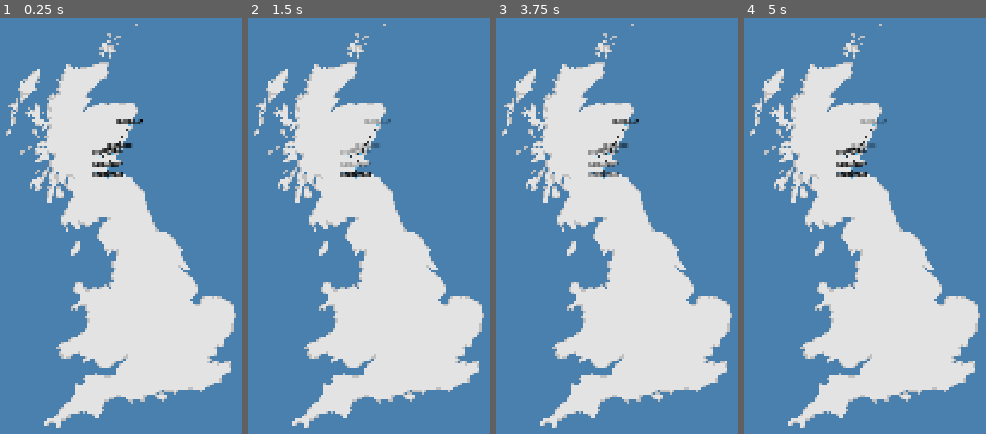
Above: before the commit, frames 1-4 (left to right).
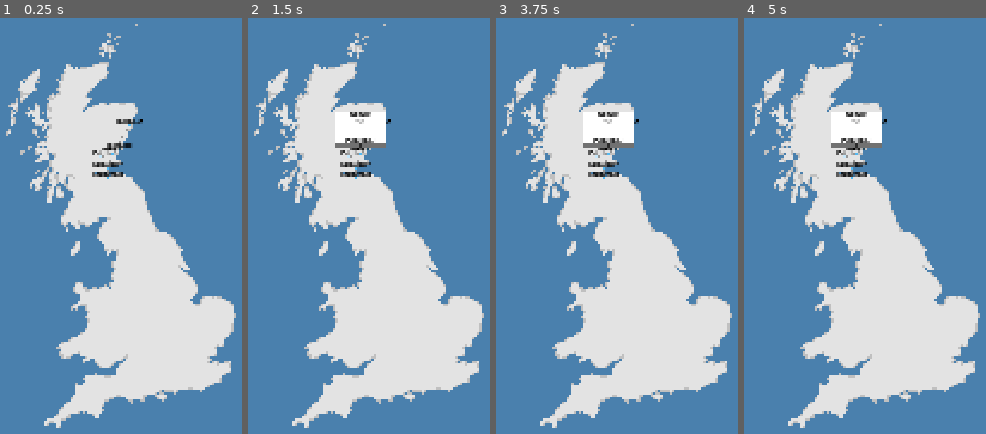
Above: after the commit, the same moments.

Repository: Laifii/Freighter-Manager
Game: Godot game, scene res://Objects/Countries/Uk Map.tscn
Same seed, same stepped clock (60 frames per second), same inputs: the game is played once before the commit and once after it.
Inputs (mouse positions are in pixels of both pictures, inside the frame that each line leads up to):
- Up to frame 1 (0.25 s): no input
- Up to frame 2 (1.5 s): tap Enter at 0.5 s; drag from (359, 155) to (448, 126) at 0.52 s; click (359, 146) at 1.27 s
- Up to frame 3 (3.75 s): click (607, 146) at 2.02 s; click (607, 146) at 2.77 s; tap Space at 3.5 s; drag from (617, 146) to (575, 317) at 3.52 s
- Up to frame 4 (5 s): tap Enter at 4.25 s; move the mouse to (874, 126) at 4.27 s; click (874, 126) at 4.42 s

The runs differ from the first frame. In frame 1, 0.1% of the frame differs, in the area x 39-53%, y 26-39%; in frame 2, 2.1%; in frame 3, 2.2%, in the area x 35-60%, y 22-39%; in frame 4, 2.0%.

Commit message:
Added start of station UI

Diff:
--- a/Objects/Camera.gd
+++ b/Objects/Camera.gd
@@ -11,7 +11,14 @@
 var dragSpeed = 0.85
 
 func _input(event):
-	if event is not InputEventMouseButton: return
+	if event is not InputEventMouse: return
+	if event is InputEventMouseMotion:
+		if not isDragging: return
+		var mousePosition = get_global_mouse_position()
+		var positionDifference = lastMousePosition - mousePosition
+		offset += positionDifference * dragSpeed
+		lastMousePosition = mousePosition
+		return
 	match event.button_index:
 		3:
 			isDragging = event.pressed
@@ -24,13 +31,6 @@
 		5:
 			change_zoom(false)
 
-func _unhandled_input(event):
-	if event is not InputEventMouseMotion or not isDragging: return
-	var mousePosition = get_global_mouse_position()
-	var positionDifference = lastMousePosition - mousePosition
-	offset += positionDifference * dragSpeed
-	lastMousePosition = mousePosition
-
 func change_zoom(zoomIn):
 	if isDragging: return
 	var stateChange = 1 if zoomIn else -1
--- a/Objects/Countries/Uk Map.tscn
+++ b/Objects/Countries/Uk Map.tscn
@@ -28,35 +28,39 @@
 position = Vector2(-21, -177)
 stationName = "Dundee"
 stationSize = 0
-stationOwner = 1
 connections = [NodePath("../Arbroath"), NodePath("../Perth"), NodePath("../Aberdeen")]
 
 [node name="Arbroath" parent="Stations" instance=ExtResource("4_wnami")]
 position = Vector2(-1, -188)
 stationName = "Arbroath"
 stationSize = 0
+stationOwner = 1
 connections = [NodePath("../Dundee")]
 
 [node name="Aberdeen" parent="Stations" instance=ExtResource("4_wnami")]
 position = Vector2(22, -245)
 stationName = "Aberdeen"
 stationSize = 0
+stationOwner = 1
 connections = [NodePath("../Dundee")]
 
 [node name="Perth" parent="Stations" instance=ExtResource("4_wnami")]
 position = Vector2(-48, -169)
 stationName = "Perth"
 stationSize = 0
+stationOwner = 2
 connections = [NodePath("../Dundee")]
 
 [node name="Edinburgh" parent="Stations" instance=ExtResource("4_wnami")]
 position = Vector2(-32, -119)
 stationName = "Edinburgh"
 stationSize = 2
+stationOwner = 5
 connections = [NodePath("../Kirkcaldy")]
 
 [node name="Kirkcaldy" parent="Stations" instance=ExtResource("4_wnami")]
 position = Vector2(-31, -142)
 stationName = "Kirkcaldy"
 stationSize = 0
+stationOwner = 1
 connections = [NodePath("../Edinburgh"), NodePath("../Dundee")]
--- a/Objects/Station.tscn
+++ b/Objects/Station.tscn
@@ -22,6 +22,14 @@
 [sub_resource type="CircleShape2D" id="CircleShape2D_hsegu"]
 radius = 73.0274
 
+[sub_resource type="CircleShape2D" id="CircleShape2D_mn7t0"]
+radius = 7.0
+
+[sub_resource type="LabelSettings" id="LabelSettings_mn7t0"]
+font = ExtResource("2_mn7t0")
+font_size = 8
+font_color = Color(0.560955, 0.560955, 0.560955, 1)
+
 [node name="Station" type="Node2D"]
 script = ExtResource("1_hsegu")
 stationOwner = 0
@@ -34,7 +42,6 @@
 offset_left = -58.0
 offset_top = -14.0
 offset_right = 58.0
-offset_bottom = 2.0
 text = "Townname"
 label_settings = SubResource("LabelSettings_hsegu")
 horizontal_alignment = 1
@@ -43,14 +50,114 @@
 uppercase = true
 
 [node name="Area2D" type="Area2D" parent="."]
+visible = false
 
 [node name="CollisionShape2D" type="CollisionShape2D" parent="Area2D"]
-visible = false
 shape = SubResource("CircleShape2D_hsegu")
 
-[node name="Line2D" type="Line2D" parent="."]
-points = PackedVector2Array(0, 0, 0, 0)
-default_color = Color(0.212305, 0.212305, 0.212305, 1)
+[node name="Area2D2" type="Area2D" parent="."]
+position = Vector2(-5, -5)
+
+[node name="CollisionShape2D" type="CollisionShape2D" parent="Area2D2"]
+position = Vector2(5, 5)
+shape = SubResource("CircleShape2D_mn7t0")
+
+[node name="StationUI" type="ColorRect" parent="."]
+visible = false
+z_index = 1000
+offset_left = -61.0
+offset_top = -96.0
+offset_right = 61.0
+offset_bottom = -11.0
+
+[node name="ColorRect" type="ColorRect" parent="StationUI"]
+z_index = -1
+layout_mode = 0
+offset_left = -1.0
+offset_top = -1.0
+offset_right = 123.0
+offset_bottom = 86.0
+color = Color(0.442911, 0.442911, 0.442911, 1)
+
+[node name="UnownedStation" type="Control" parent="StationUI"]
+anchors_preset = 0
+offset_right = 40.0
+offset_bottom = 40.0
+
+[node name="ValueRect" type="ColorRect" parent="StationUI/UnownedStation"]
+z_index = 1
+layout_mode = 0
+offset_left = 1.0
+offset_top = 72.0
+offset_right = 121.0
+offset_bottom = 84.0
+color = Color(0.442911, 0.442911, 0.442911, 1)
+
+[node name="Purchase" type="Label" parent="StationUI/UnownedStation/ValueRect"]
+z_index = 100
+layout_mode = 0
+offset_left = 4.0
+offset_top = -13.0
+offset_right = 120.0
+offset_bottom = 3.0
+text = "Purchase:"
+label_settings = SubResource("LabelSettings_hsegu")
+horizontal_alignment = 1
+vertical_alignment = 1
+autowrap_trim_flags = 0
+uppercase = true
+
+[node name="Value" type="Label" parent="StationUI/UnownedStation/ValueRect"]
+z_index = 100
+layout_mode = 0
+offset_left = 2.0
+offset_top = -2.0
+offset_right = 118.0
+offset_bottom = 14.0
+text = "Value"
+label_settings = SubResource("LabelSettings_hsegu")
+horizontal_alignment = 1
+vertical_alignment = 1
+autowrap_trim_flags = 0
+uppercase = true
+
+[node name="TextureButton" type="TextureButton" parent="StationUI/UnownedStation/ValueRect/Value"]
+layout_mode = 0
+offset_left = -2.0
+offset_top = 2.0
+offset_right = 118.0
+offset_bottom = 14.0
+action_mode = 0
+
+[node name="Nameplate" type="Label" parent="StationUI"]
+z_index = 100
+layout_mode = 0
+offset_left = 3.0
+offset_top = -2.0
+offset_right = 119.0
+offset_bottom = 14.0
+text = "Townname"
+label_settings = SubResource("LabelSettings_hsegu")
+horizontal_alignment = 1
+vertical_alignment = 1
+autowrap_trim_flags = 0
+uppercase = true
+
+[node name="Owner" type="Label" parent="StationUI"]
+z_index = 100
+layout_mode = 0
+offset_left = 3.0
+offset_top = 11.0
+offset_right = 119.0
+offset_bottom = 33.0
+text = "Owner"
+label_settings = SubResource("LabelSettings_mn7t0")
+horizontal_alignment = 1
+vertical_alignment = 1
+autowrap_trim_flags = 0
+uppercase = true
 
 [connection signal="mouse_entered" from="Area2D" to="." method="_on_area_2d_mouse_entered"]
 [connection signal="mouse_exited" from="Area2D" to="." method="_on_area_2d_mouse_exited"]
+[connection signal="mouse_entered" from="Area2D2" to="." method="_on_station_button_mouse_entered"]
+[connection signal="mouse_exited" from="Area2D2" to="." method="_on_station_button_mouse_exited"]
--- a/Station.gd
+++ b/Station.gd
@@ -3,14 +3,18 @@
 @export var id: int
 @export var stationName: String
 @export_enum("Local", "Connector", "Large", "Hub") var stationSize
-@export_enum("None", "Player", "United Rail", "Birmingham Express", "Scottish Rail", "London Freighters") var stationOwner
+@export_enum("Player", "None", "ScottishRail", "UnitedRail", "BirminghamExpress", "LondonFreighters") var stationOwner
 @export var connections: Array
 @onready var nameplate = $Sprite2D/Nameplate
+@onready var stationUI = $StationUI
 
 var stationValue # value = 500000 * (connections.size() / 2) * company multiplier
 var notInContract = true
 var holdingItem = false
 var seethroughText = false
+var hoveringOverStation = false
+
+var ownerList = ["You", "Unowned", "Scottish\nRail", "United\nRail", "Birmingham\nExpress", "London\nFreighters"]
 
 var contract = {
 	available = false,
@@ -22,12 +26,17 @@
 	if Settings.stationNamesAlwaysVisible: nameplate.visible = true
 	StationManager.stations.append(self)
 	nameplate.text = stationName
+	$StationUI/Nameplate.text = stationName
+	$StationUI/Owner.text = ownerList[stationOwner]
+	stationValue = 500000 * (connections.size() / 2) * stationOwner
+	if connections.size() / 2 == 0: stationValue = 250000 * stationOwner
+	$StationUI/UnownedStation/ValueRect/Value.text = str(stationValue)
 	for station in connections:
 		var targetStation = get_node(station)
 		var connectorTrack = Line2D.new()
 		add_child(connectorTrack)
 		connectorTrack.width = 2
-		connectorTrack.default_color = Color(0.212, 0.212, 0.212)
+		connectorTrack.default_color = Color(0.589, 0.589, 0.589)
 		connectorTrack.global_position = Vector2.ZERO
 		connectorTrack.add_point(position)
 		connectorTrack.add_point(targetStation.position)
@@ -46,3 +55,20 @@
 		nameplate.modulate[3] = lerp(nameplate.modulate[3], 0.3, 0.2)
 	elif not seethroughText and nameplate.modulate[3] < 1:
 		nameplate.modulate[3] = lerp(nameplate.modulate[3], 1.0, 0.2)
+	if Input.is_action_just_pressed("Escape"): if $StationUI.visible: $StationUI.visible = false
+
+func _unhandled_input(event):
+	if not hoveringOverStation: return
+	if event is not InputEventMouseButton: return
+	if not event.is_pressed(): return
+	if event.button_index != 1: return
+	var selfState = $StationUI.visible
+	for station in StationManager.stations:
+		if station.stationUI.visible: station.stationUI.visible = false
+	$StationUI.visible = !selfState
+
+func _on_station_button_mouse_entered():
+	hoveringOverStation = true
+
+func _on_station_button_mouse_exited():
+	hoveringOverStation = false
--- a/project.godot
+++ b/project.godot
@@ -54,6 +54,11 @@
 "events": [Object(InputEventMouseButton,"resource_local_to_scene":false,"resource_name":"","device":-1,"window_id":0,"a …(253 unchanged characters)…
 ]
 }
+Escape={
+"deadzone": 0.2,
+"events": [null, null, Object(InputEventKey,"resource_local_to_scene":false,"resource_name":"","device":0,"window_id":0,"alt_pressed":false,"shift_pressed":false,"ctrl_pressed":false,"meta_pressed":false,"pressed":false,"keycode":0,"physical_keycode":4194305,"key_label":0,"unicode":0,"location":0,"echo":false,"script":null)
+]
+}
 
 [rendering]
 
Not shown: 1 places in Objects/Station.tscn that only renumber resources
